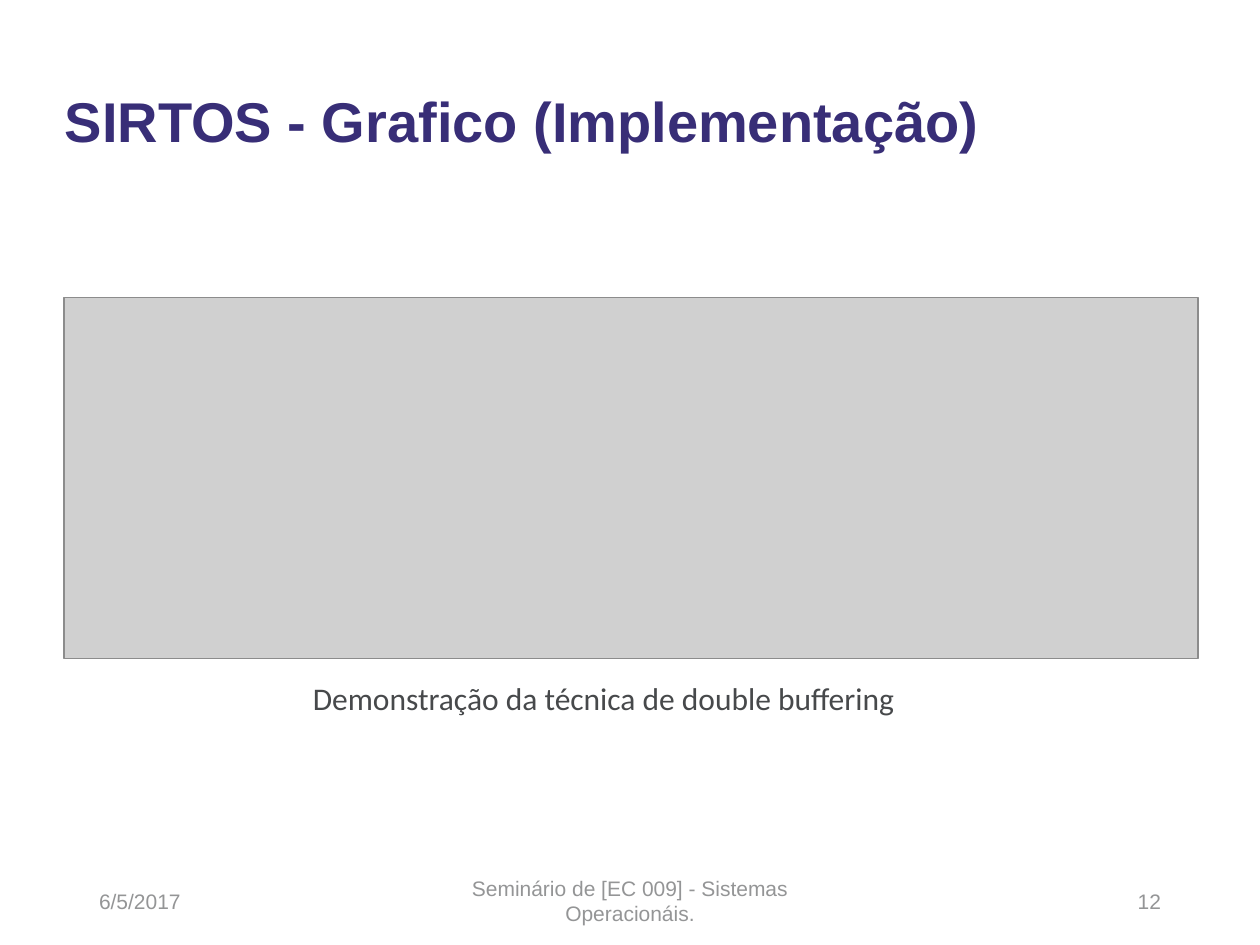
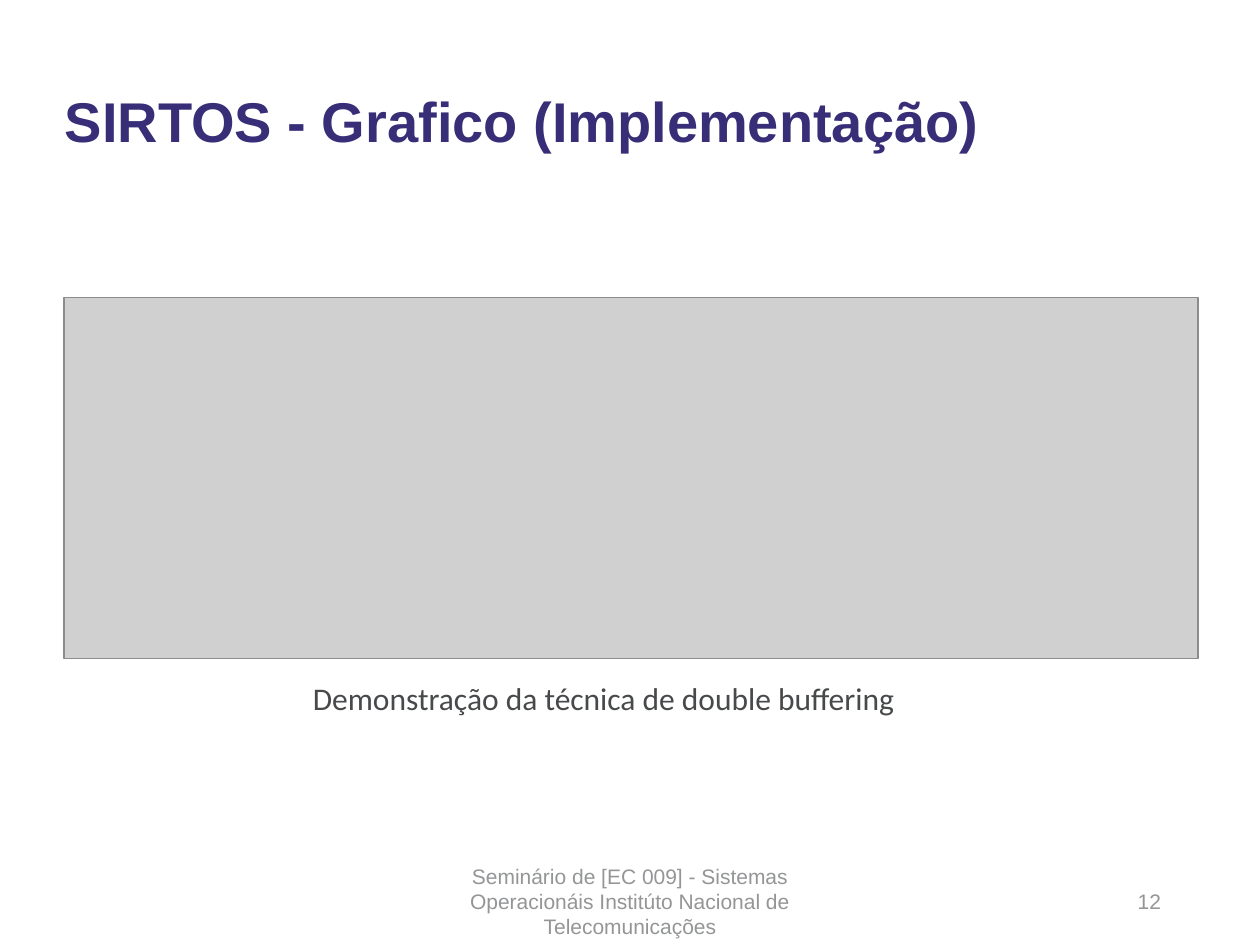
Before and after one commit to VitorDiToro/RTOSs_Semin-rioDeSO-Inatel, a slide deck: slide 12 of Seminario-PPTX.pptx. Drawn at 1260x945 pixels with LibreOffice and Linux fonts; fonts in the diff are those of the drawing; grey boxes stand for pictures; background and template pictures are left out. Boxes give left, top, right and bottom in pixels: in the first picture for what was removed or moved away, otherwise in the second. Text is boxed around its words. In the diff, an @@ line names an element or a change of style, - is before the commit and + after.

```diff
--- a/Seminario-PPTX.pptx
+++ b/Seminario-PPTX.pptx
@@ text at <box>470,868,789,939</box>: text changed @@
-Seminário de [EC 009] - Sistemas Operacionáis.
+Seminário de [EC 009] - Sistemas Operacionáis Institúto Nacional de Telecomunicações
@@ text removed at <box>99,894,181,909</box> @@
-6/5/2017
```
Also in this commit, not shown: 15 other slides changed, 1 slide added, 1 other file.
